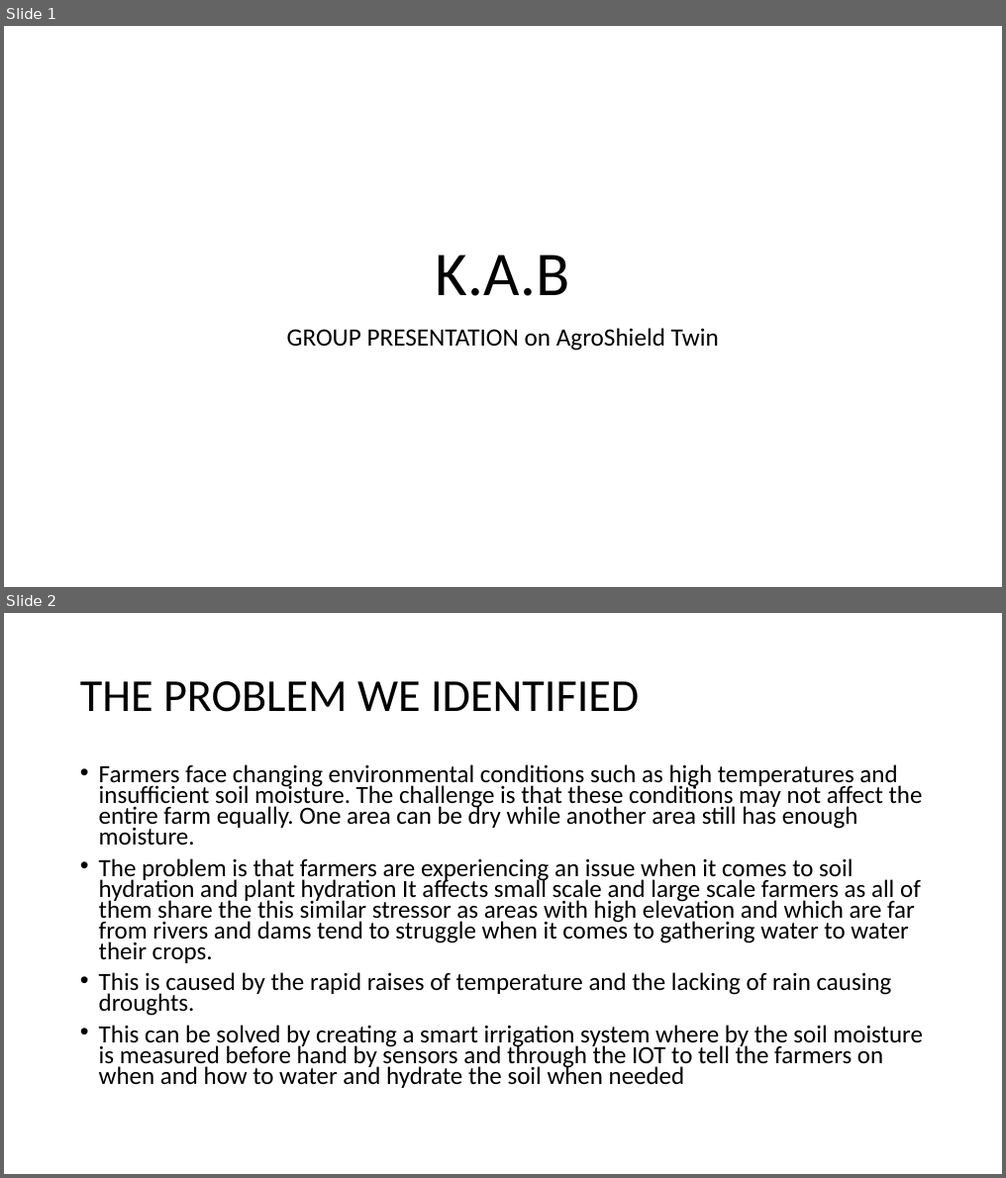
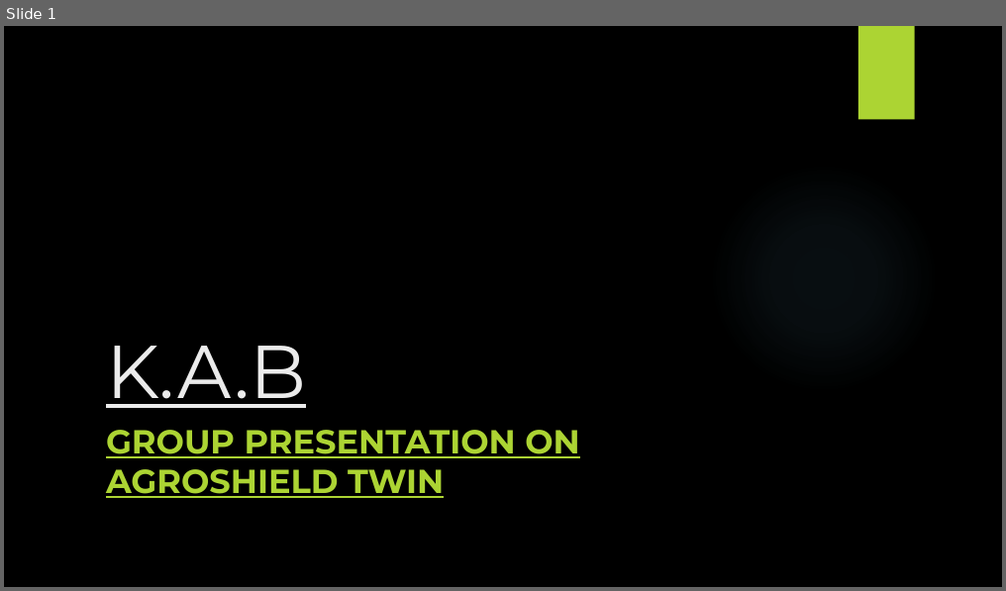
Before and after one commit to langvin-1/KAB, a slide deck: K.pptx. Shown one above the other, each under a label of ours: slides 1 and 2 before the commit, slide 1 after it. The pictures are 1006x1178 and 1006x591 pixels, drawn with LibreOffice and Linux fonts; fonts in the diff are those of the drawing; background and template pictures are left out. Boxes give left, top, right and bottom in pixels: in the first picture for what was removed or moved away, otherwise in the second. Text is boxed around its words. In the diff, an @@ line names an element or a change of style, - is before the commit and + after.

```diff
--- a/K.pptx
+++ b/K.pptx
@@ slide 2 removed at box(4, 613, 1002, 1174), background #FFFFFF @@
@@ title removed at box(80, 681, 639, 712) @@
-THE PROBLEM WE IDENTIFIED
@@ text removed at box(99, 764, 923, 1088) @@
-• Farmers face changing environmental conditions such as high temperatures and insufficient soil moisture. The challenge is that these conditions may not affect the entire farm equally. One area can be dry while another area still has enough moisture.
-• The problem is that farmers are experiencing an issue when it comes to soil hydration and plant hydration It affects small scale and large scale farmers as all of them share the this similar stressor as areas with high elevation and which are far from rivers and dams tend to struggle when it comes to gathering water to water their crops.
-• This is caused by the rapid raises of temperature and the lacking of rain causing droughts.
-• This can be solved by creating a smart irrigation system where by the soil moisture is measured before hand by sensors and through the IOT to tell the farmers on when and how to water and hydrate the soil when needed
@@ slide 1 changed as well @@
@@ background #FFFFFF to picture (left out) @@
@@ rectangle added at box(858, 26, 915, 120), fill #ACD433 @@
@@ title "K.A.B": place and size @@
-title "K.A.B" at box(436, 255, 570, 296)
+title "K.A.B" at box(106, 346, 306, 408)
@@ title "K.A.B" at box(106, 346, 306, 408): size 60 to 72 pt, font Calibri to Montserrat, text colour #000000 to #EBEBEB, underline on; alignment centre to left; line spacing 0.9 to 1 @@
@@ ellipse added at box(709, 163, 939, 393), fill gradient #7AC4F0 @@
@@ subtitle at box(106, 430, 580, 498): text changed; size 24 to 32 pt; font Calibri to Montserrat; text colour #000000 to #ACD433; bold on @@
-GROUP PRESENTATION on AgroShield Twin
+GROUP PRESENTATION ON AGROSHIELD TWIN
```
Also in this commit, not shown: 4 slides added, 3 other slides removed.
